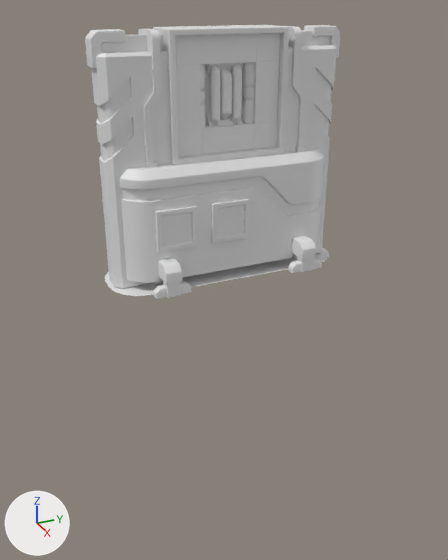
The FBX model Assets/Models/Level Components/Walls/AnimatedWall2x2.fbx as it was, and as the next commit left it.
One viewpoint serves both versions: a 50 mm lens placed at (4.78, -2.13, 2.22), pointed at (0.05, 0.0, -0.15). The lights are fixed; the arrows at lower left show +X, +Y and +Z. Where no turn or scale is listed for an object, it has been applied to the vertices. Vertices at the same position are counted once.

Script lines for the objects in view, before the commit:
```python
me_cube_006 = bpy.data.meshes.new('Cube.006')
me_cube_006.from_pydata(...)  # 2780 vertices, 2241 faces; spans x -0.48..0.48, y -1.09..1.04, z 0.04..2.07
ob_wall = bpy.data.objects.new('Wall', me_cube_006)
ob_wall.location = (0.0, 0.029, -0.072)
```
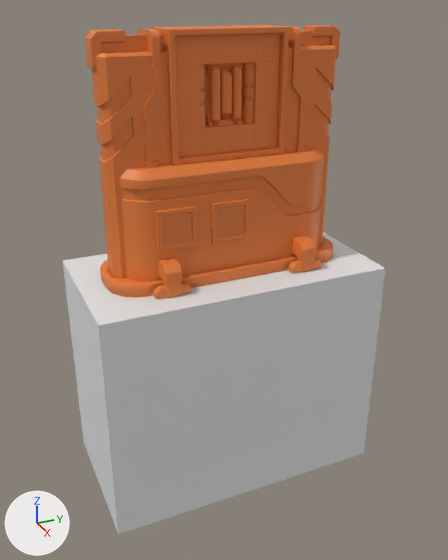
Where the newer file only moved an object's origin or applied its transform, the numbers keep the older frame.

What differs and where, as boxes [x1, y1, x2, y2] in the pictures (448 x 560 px):
'Wall', reshaped (26% wider, 85% taller)
    before: [85, 25, 340, 299]
    after: [63, 25, 385, 534]
part 1 of me_cube_006, added (orange)
    after: [100, 237, 333, 298]
part 2 of me_cube_006, added
    after: [63, 232, 385, 534]
part 3 of me_cube_006, recoloured
    both: [85, 25, 340, 299]

Patch to the scene script:
```diff
--- a/Assets/Models/Level Components/Walls/AnimatedWall2x2.fbx.py
+++ b/Assets/Models/Level Components/Walls/AnimatedWall2x2.fbx.py
@@ mat_passthrough @@
+mat_passthrough = principled_material('Passthrough')
+mat_passthrough.base_color = (0.8, 0.8, 0.8)  # white #e7e7e7
@@ mat_wall @@
+mat_wall = principled_material('Wall')
+mat_wall.base_color = (0.801, 0.21, 0.0443)  # orange #e77e3b
@@ me_cube_006 @@
 # used by ob_wall; location = (0.0, 0.029, -0.072)
-me_cube_006.from_pydata(...)  # 2780 vertices, 2241 faces; spans x -0.48..0.48, y -1.09..1.04, z 0.04..2.07
+me_cube_006.from_pydata(...)  # 2974 vertices, 2405 faces; spans x -0.69..0.69, y -1.34..1.28, z -2.04..2.07
+# me_cube_006 part 1: a new loose piece of 168 vertices spanning x -0.36..0.36, y -1.12..1.06, z -0.96..0.17, in mat_wall (orange #e77f3b)
+# me_cube_006 part 2: a new loose piece of 26 vertices spanning x -0.69..0.69, y -1.34..1.28, z -2.04..0.06, in mat_passthrough (white #e7e7e7)
+# me_cube_006 part 3: 2241 faces spanning x -0.48..0.48, y -1.09..1.04, z 0.03..2.07 switch from no material to mat_wall (orange #e77f3b)
+me_cube_006.materials.append(mat_passthrough)  # white #e7e7e7
```
